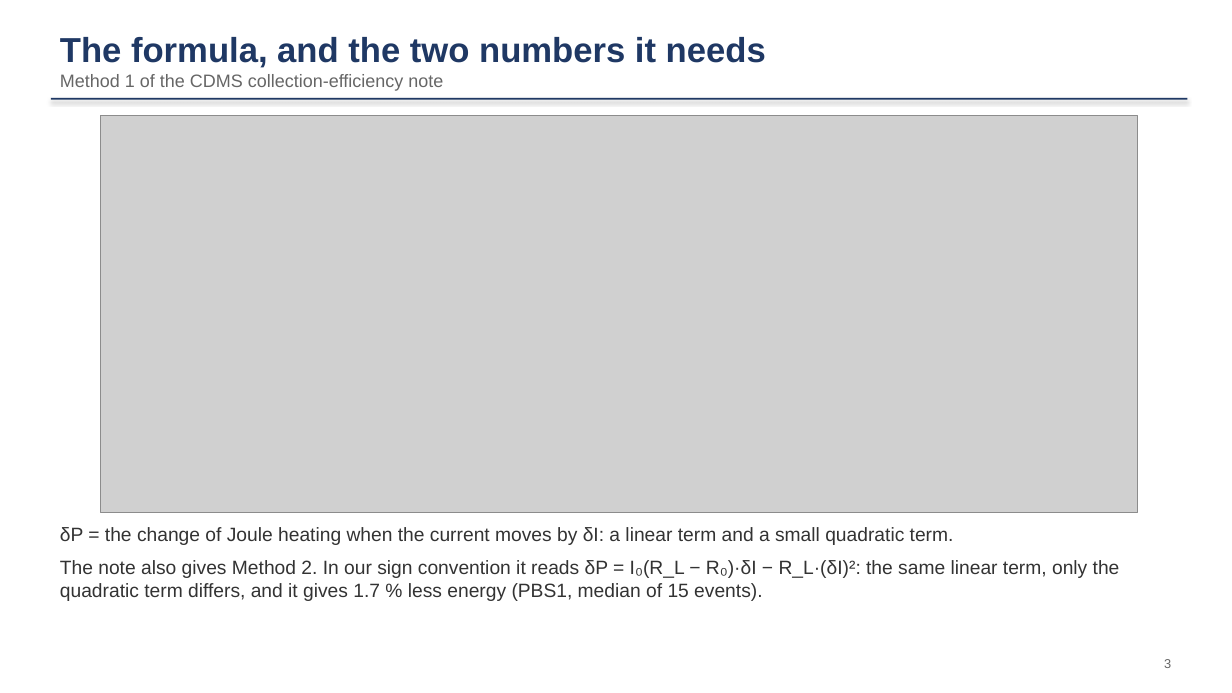
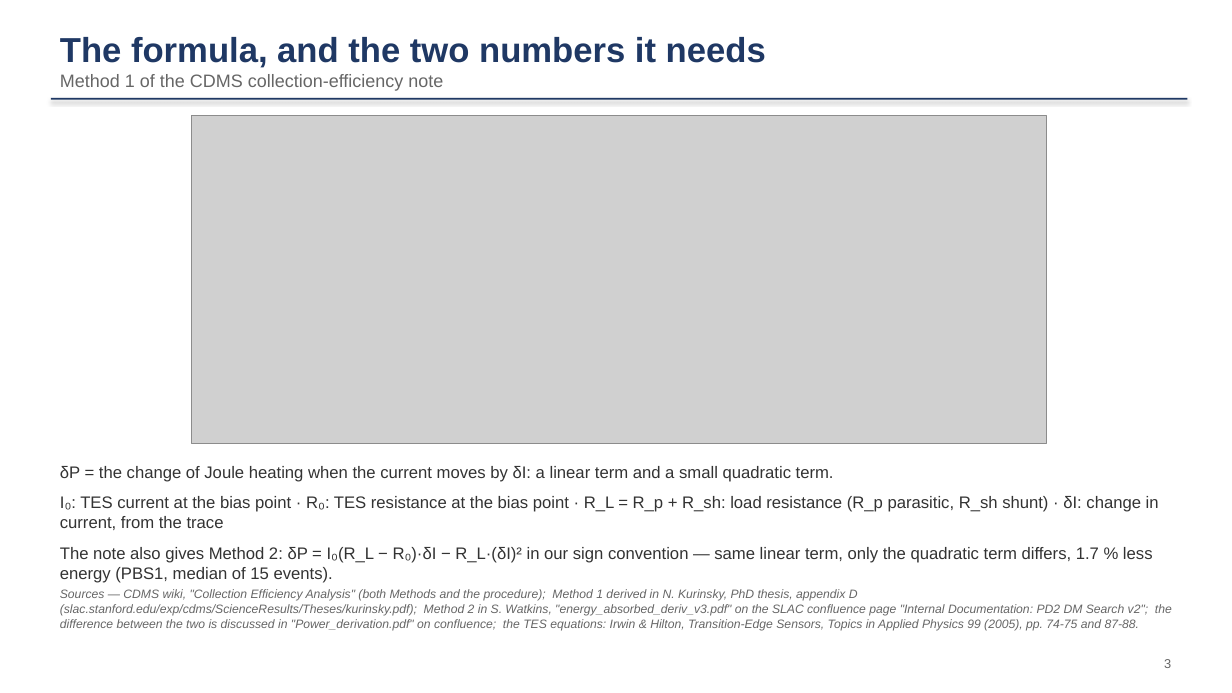
Before and after one commit to ZhihengLi0/urop, a slide deck: slide 3 of snolab/collection_efficiency/presentation/SNOLAB_R4_collection_efficiency_20260910.pptx. Drawn at 1232x693 pixels with LibreOffice and Linux fonts; fonts in the diff are those of the drawing; grey boxes stand for pictures. Boxes give left, top, right and bottom in pixels: in the first picture for what was removed or moved away, otherwise in the second. Text is boxed around its words. In the diff, an @@ line names an element or a change of style, - is before the commit and + after.

```diff
--- a/snolab/collection_efficiency/presentation/SNOLAB_R4_collection_efficiency_20260910.pptx
+++ b/snolab/collection_efficiency/presentation/SNOLAB_R4_collection_efficiency_20260910.pptx
@@ picture: place and size @@
-picture at [101, 116, 1138, 513]
+picture at [191, 116, 1047, 444]
@@ text "δP = the change of ...": place and size @@
-text "δP = the change of ..." at [60, 527, 1120, 601]
+text "δP = the change of ..." at [60, 466, 1159, 583]
@@ text at [60, 466, 834, 482]: size 15 to 13 pt in "δP = the change of Joule heating ..." @@
@@ text at [60, 496, 1159, 583]: text changed; size 15 to 13 pt @@
-The note also gives Method 2. In our sign convention it reads δP = I₀(R_L − R₀)·δI − R_L·(δI)²: the same linear term, only the quadratic term differs, and it gives 1.7 % less energy (PBS1, median of 15 events).
+I₀: TES current at the bias point · R₀: TES resistance at the bias point · R_L = R_p + R_sh: load resistance (R_p parasitic, R_sh shunt) · δI: change in current, from the trace
+The note also gives Method 2: δP = I₀(R_L − R₀)·δI − R_L·(δI)² in our sign convention — same linear term, only the quadratic term differs, 1.7 % less energy (PBS1, median of 15 events).
@@ text added at [60, 589, 1172, 631], 9.5 pt, text #666666, italic @@
+Sources — CDMS wiki, "Collection Efficiency Analysis" (both Methods and the procedure); Method 1 derived in N. Kurinsky, PhD thesis, appendix D (slac.stanford.edu/exp/cdms/ScienceResults/Theses/kurinsky.pdf); Method 2 in S. Watkins, "energy_absorbed_deriv_v3.pdf" on the SLAC confluence page "Internal Documentation: PD2 DM Search v2"; the difference between the two is discussed in "Power_derivation.pdf" on confluence; the TES equations: Irwin & Hilton, Transition-Edge Sensors, Topics in Applied Physics 99 (2005), pp. 74-75 and 87-88.
```
Also in this commit, not shown: 11 other files.
